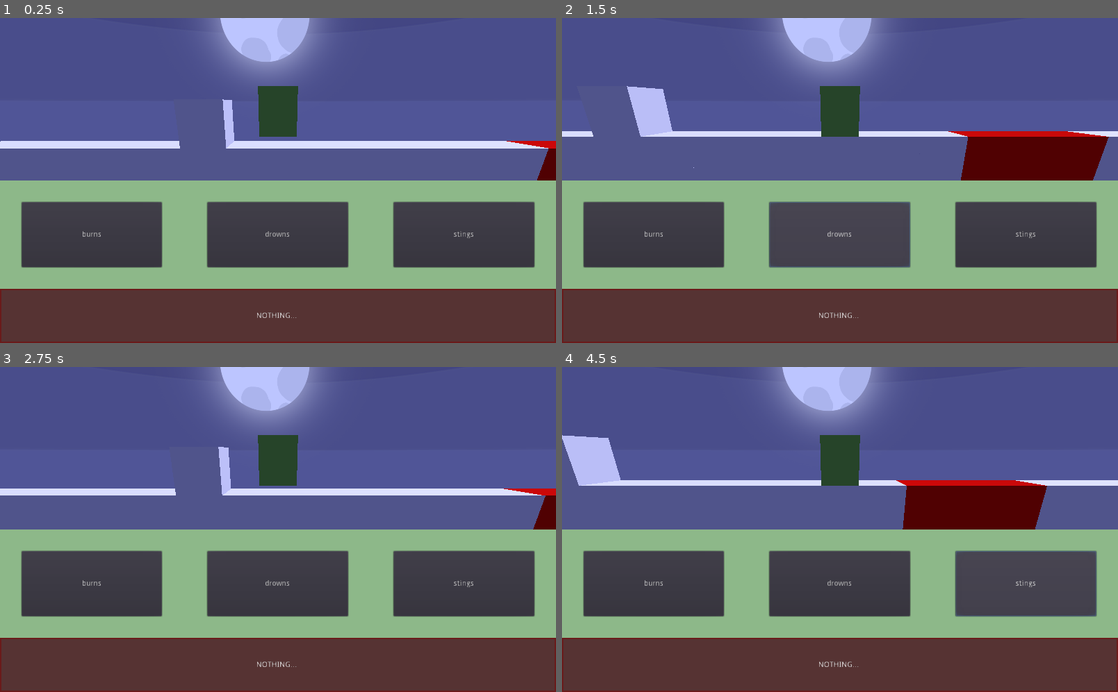
Above: before the commit, frames 1-4 (two rows, left to right).
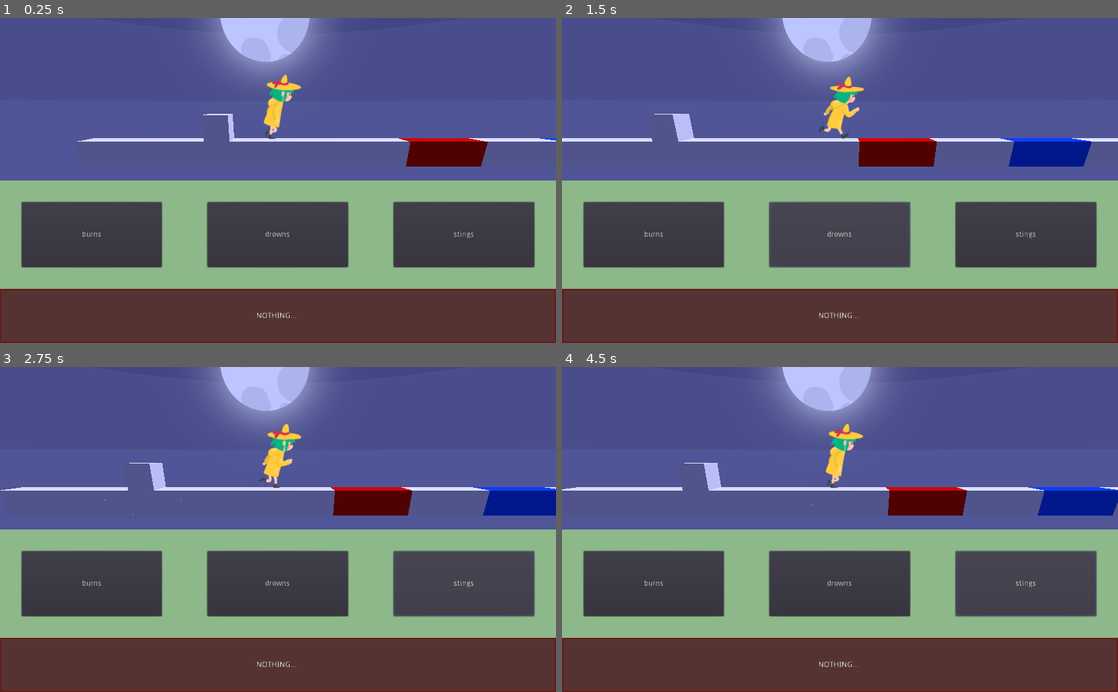
Above: after the commit, the same moments.

Repository: adngdb/ldjam45
Game: Godot game, scene res://Scenes/Main.tscn
Two runs of this game, one before a commit and one after it. Both use one fixed random seed, a clock stepped at 60 frames per second and the inputs below.
Inputs:
- Up to frame 1 (0.25 s): no input
- Up to frame 2 (1.5 s): click "burns" at 0.5 s; click "drowns" at 1.25 s
- Up to frame 3 (2.75 s): click "stings" at 2 s
- Up to frame 4 (4.5 s): click "burns" at 2.75 s; click "drowns" at 3.5 s; click "stings" at 4.25 s

The runs differ from the first frame. In frame 1, 5.0% of the frame differs, in the area x 0-100%, y 17-50%; in frame 2, 8.7%; in frame 3, 5.5%; in frame 4, 8.4%.

Commit message:
Add Player Sprite Sheet

Diff:
--- a/Scenes/Main.tscn
+++ b/Scenes/Main.tscn
@@ -1,6 +1,6 @@
 [gd_scene load_steps=5 format=2]
 
-[ext_resource path="res://Scenes/Player.tscn" type="PackedScene" id=1]
+[ext_resource path="res://Scenes/Player2D.tscn" type="PackedScene" id=1]
 [ext_resource path="res://Levels/LevelHard.tscn" type="PackedScene" id=2]
 [ext_resource path="res://Scenes/ControlDragDropHorizontal.tscn" type="PackedScene" id=3]
 [ext_resource path="res://Scenes/Skybox.tscn" type="PackedScene" id=4]
@@ -10,11 +10,12 @@
 [node name="DirectionalLight" type="DirectionalLight" parent="."]
 transform = Transform( -0.778903, 0.422419, 0.463544, 0.627071, 0.51328, 0.58594, 0.00958414, 0.747065, -0.664682, 0, 17.6372, 0 )
 
-[node name="Player" parent="." instance=ExtResource( 1 )]
-transform = Transform( 1, 0, 0, 0, 1, 0, 0, 0, 1, 0, 3, 0 )
+[node name="Player2D" parent="." instance=ExtResource( 1 )]
+transform = Transform( 1, 0, 0, 0, 1, 0, 0, 0, 1, 1, 4, 0 )
+motion = Vector3( 7, -2, 0 )
 
-[node name="Camera" type="Camera" parent="Player"]
-transform = Transform( 1, 0, 0, 0, 0.948341, 0.317254, 0, -0.317254, 0.948341, 0, 0.37084, 11 )
+[node name="Camera" type="Camera" parent="Player2D"]
+transform = Transform( 1, 0, 0, 0, 0.948341, 0.317254, 0, -0.317254, 0.948341, 0, 0.37084, 19 )
 
 [node name="LevelHard" parent="." instance=ExtResource( 2 )]
 
--- /dev/null
+++ b/Scenes/Player2D.tscn
@@ -0,0 +1,46 @@
+[gd_scene load_steps=5 format=2]
+
+[ext_resource path="res://Scripts/Player.gd" type="Script" id=1]
+[ext_resource path="res://Assets/Sprites/PlayerSpriteSheet.png" type="Texture" id=2]
+
+[sub_resource type="Animation" id=1]
+resource_name = "Run"
+length = 0.96
+loop = true
+step = 0.08
+tracks/0/type = "value"
+tracks/0/path = NodePath("Sprite3D:frame")
+tracks/0/interp = 1
+tracks/0/loop_wrap = true
+tracks/0/imported = false
+tracks/0/enabled = true
+tracks/0/keys = {
+"times": PoolRealArray( 0, 0.08, 0.16, 0.24, 0.32, 0.4, 0.48, 0.56, 0.64, 0.72, 0.8, 0.88 ),
+"transitions": PoolRealArray( 1, 1, 1, 1, 1, 1, 1, 1, 1, 1, 1, 1 ),
+"update": 1,
+"values": [ 0, 1, 2, 3, 4, 5, 6, 7, 8, 9, 10, 11 ]
+}
+
+[sub_resource type="BoxShape" id=2]
+extents = Vector3( 0.506346, 1, 2.46662 )
+
+[node name="Player2D" type="KinematicBody"]
+collision_mask = 6
+script = ExtResource( 1 )
+motion = Vector3( 5, -2, 0 )
+
+[node name="Sprite3D" type="Sprite3D" parent="."]
+texture = ExtResource( 2 )
+vframes = 3
+hframes = 4
+frame = 1
+region_enabled = true
+region_rect = Rect2( 0, 0, 2048, 1536 )
+
+[node name="AnimationPlayer" type="AnimationPlayer" parent="."]
+playback_speed = 2.0
+anims/Run = SubResource( 1 )
+
+[node name="CollisionShape" type="CollisionShape" parent="."]
+transform = Transform( 1, 0, 0, 0, -4.37114e-008, -1, 0, 1, -4.37114e-008, 0, 0, 0 )
+shape = SubResource( 2 )
--- a/Scripts/Player.gd
+++ b/Scripts/Player.gd
@@ -4,3 +4,6 @@
 
 func _physics_process(delta):
 	move_and_collide(delta * motion)
+
+func _process(delta):
+	$AnimationPlayer.play("Run")
Binary file added: Assets/Sprites/PlayerSpriteSheet.png
Not shown, added: Assets/Sprites/PlayerSpriteSheet.png.import
